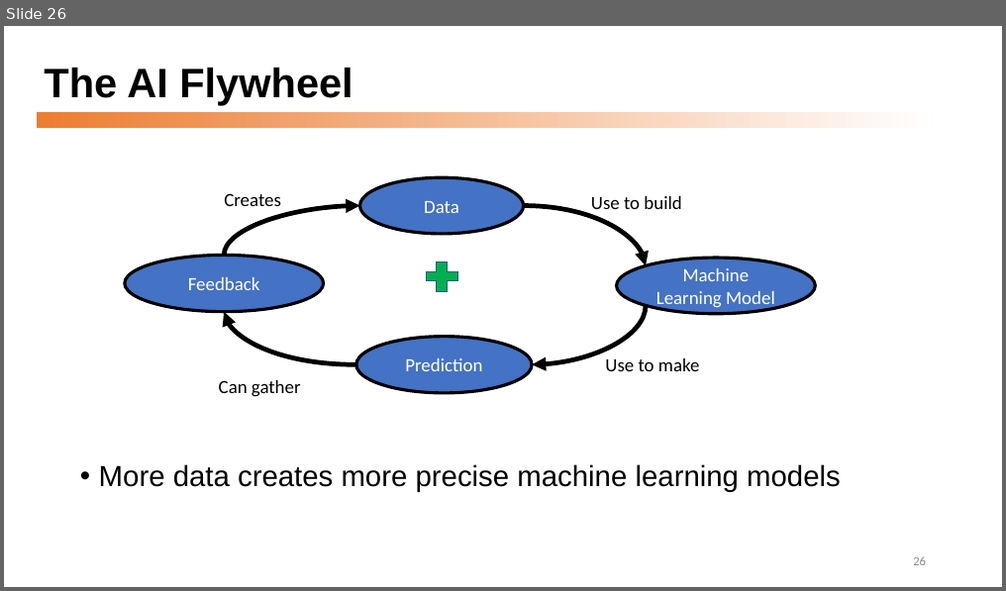
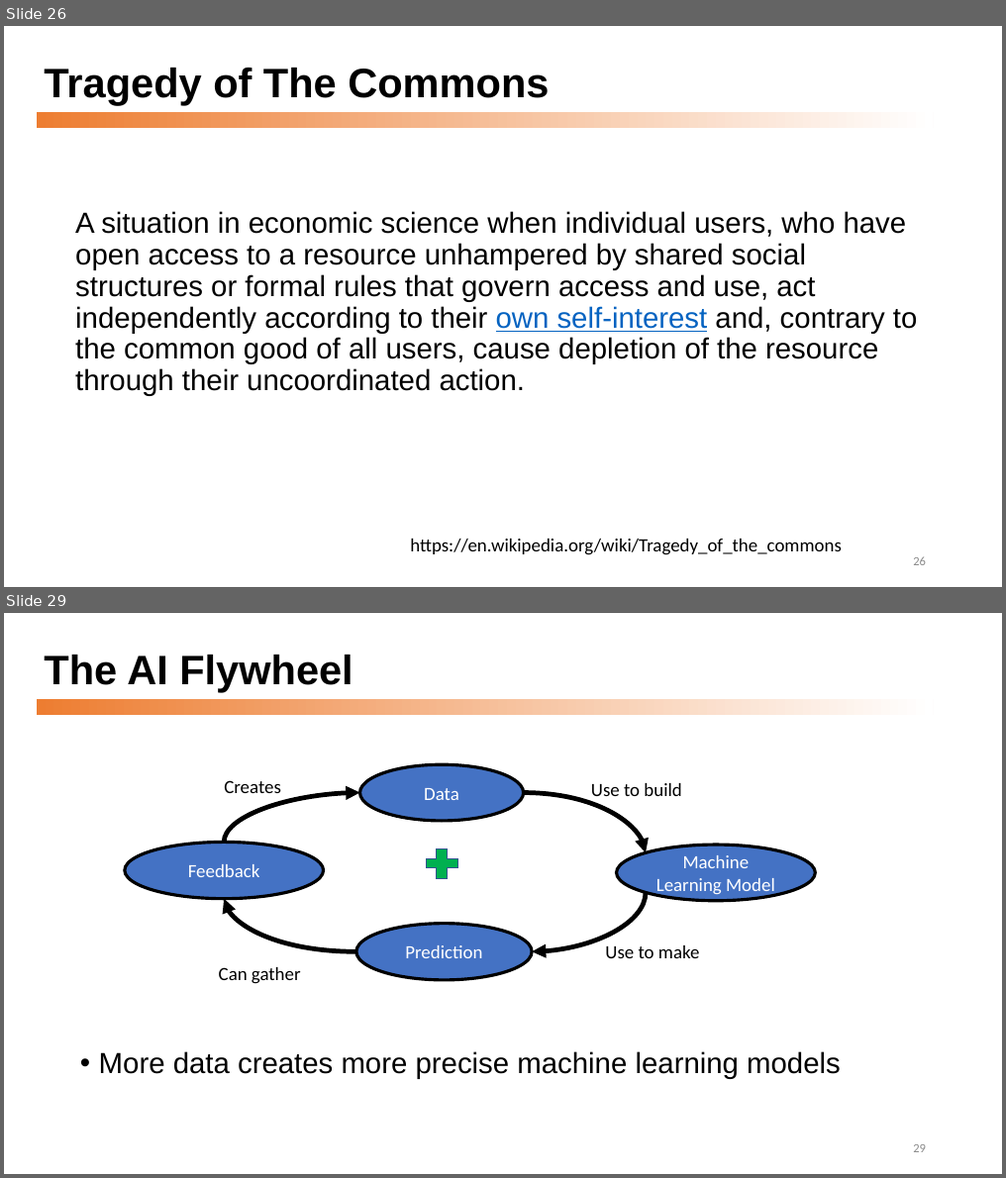
Before and after one commit to dmccreary/graph-systems-thinking, a slide deck: docs/presentations/Graph-Systems-Thinking-Half-Day-Workshop.pptx. Shown one above the other, each under a label of ours: slide 26 before the commit, slides 26 and 29 after it; the slides between them are not shown. The pictures are 1006x591 and 1006x1178 pixels, drawn with LibreOffice and Linux fonts; fonts in the diff are those of the drawing. Boxes give left, top, right and bottom in pixels: in the first picture for what was removed or moved away, otherwise in the second. Text is boxed around its words. In the diff, an @@ line names an element or a change of style, - is before the commit and + after.

```diff
--- a/docs/presentations/Graph-Systems-Thinking-Half-Day-Workshop.pptx
+++ b/docs/presentations/Graph-Systems-Thinking-Half-Day-Workshop.pptx
@@ slide 26 added at (x1=4, y1=26, x2=1002, y2=587), background #FFFFFF; not listed: 1 template element that a slide beside it also shows @@
@@ title added at (x1=44, y1=68, x2=548, y2=105), 39.6 pt, text #000000, bold @@
+Tragedy of The Commons
@@ text added at (x1=75, y1=211, x2=917, y2=396), 28 pt, text #000000 @@
+A situation in economic science when individual users, who have open access to a resource unhampered by shared social structures or formal rules that govern access and use, act independently according to their own self-interest and, contrary to the common good of all users, cause depletion of the resource through their uncoordinated action.
@@ text added at (x1=410, y1=539, x2=842, y2=556), 18 pt, text #000000 @@
+https://en.wikipedia.org/wiki/Tragedy_of_the_commons
@@ page number added at (x1=913, y1=557, x2=926, y2=566), 12 pt, text #8C8C8C @@
+26
@@ what was slide 26 is now slide 29 @@
@@ page number at (x1=913, y1=1145, x2=926, y2=1153): text changed @@
-26
+29
```
Also in this commit, not shown: 2 slides changed, 3 other slides added, 1 slide removed.
